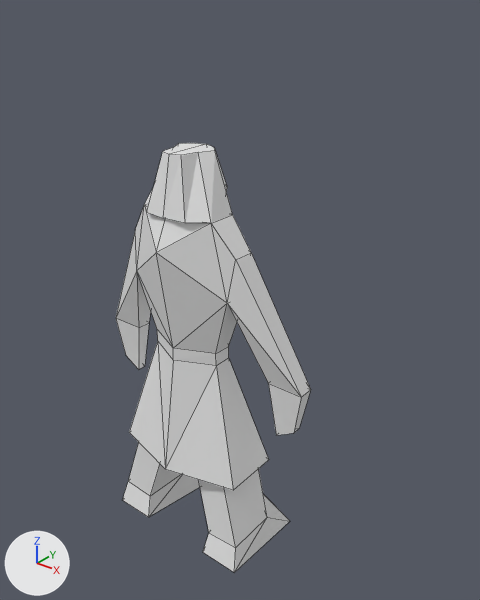
A saved change to the Blender file img sources/Blender/light_infantry.blend.
Both versions are drawn from a 50 mm lens placed at (13.46, -14.24, 19.22), pointed at (0.48, 1.99, 9.16). The lights are fixed; the arrows at lower left show +X, +Y and +Z. Mesh edges are drawn as thin lines.

The older version as bpy lines, for what is in view:
```python
me_plane = bpy.data.meshes.new('Plane')
me_plane.from_pydata(...)  # 56 vertices, 57 faces; spans x 0.0..4.1, y -30.6..33.5, z -3.0..1.1
ob_plane = bpy.data.objects.new('Plane', me_plane)
ob_plane.location = (-0.46, 0.0, 6.91)
ob_plane.rotation_euler = (1.571, 0.0, 0.0)  # degrees (90, 0, 0)
ob_plane.scale = (1.05, 0.227, 1.0)
_m = ob_plane.modifiers.new('Mirror', 'MIRROR')
```
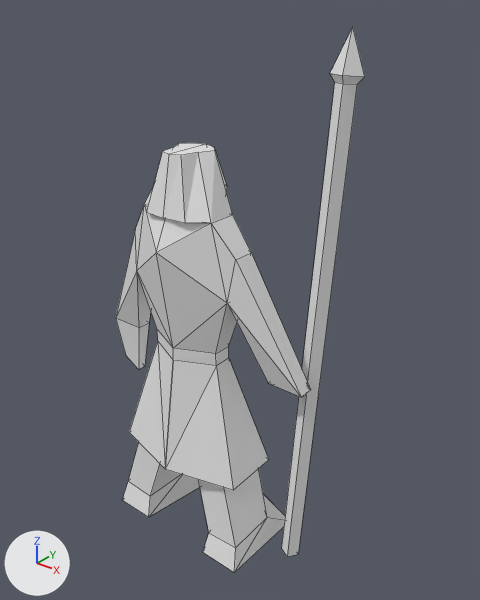
Location of each change, [x1, y1, x2, y2] in pixels of the pictures (480 x 600 px):
'Plane', reshaped, modifiers changed (28% wider, 27% taller)
    before: [116, 143, 311, 573]
    after: [116, 27, 365, 573]
part 1 of me_plane, built on
    before: [116, 319, 311, 435]
    after: [116, 27, 365, 557]

Edits to the bpy script that builds the scene:
```text
Change me_plane:
    used by ob_plane; location = (-0.46, 0.0, 6.91); rotation_euler = (1.571, 0.0, 0.0), in degrees (90, 0, 0); scale = (1.05, 0.227, 1.0)
    remove me_plane.from_pydata(...)  # 56 vertices, 57 faces; spans x 0.0..4.1, y -30.6..33.5, z -3.0..1.1
    add me_plane.from_pydata(...)  # 120 vertices, 127 faces; spans x -4.1..4.2, y -30.6..48.8, z -3.5..1.1
    me_plane part 1
    4 vertices are removed from x 3.2..3.9, y -7.6..-5.8, z -1.3..-0.9
    5 faces are deleted
    49 vertices are added at x -4.1..4.2, y -30.5..48.8, z -3.5..1.1
    5 new vertices lie (0.4, 0.1, 0.2) away from vertices in x 3.5..3.7, y -30.5..42.3, z -3.3..-1.4
    60 new faces join them
Change ob_plane:
    remove _m = ob_plane.modifiers.new('Mirror', 'MIRROR')
```
